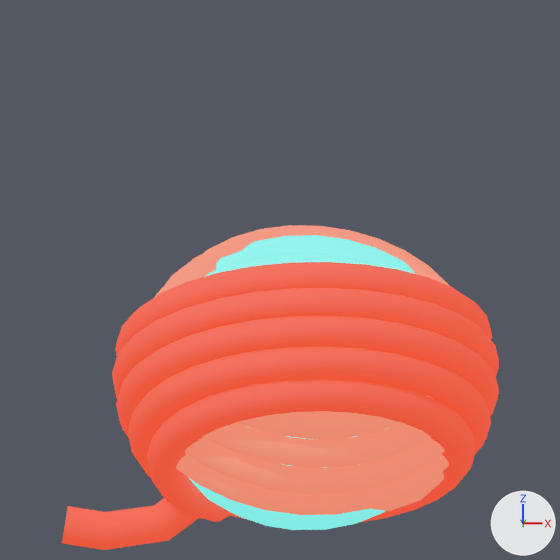
What one commit did to the Blender file Blender Files/ball_rolling.blend.
Before and after are seen from the file's camera 'Camera'. Lighting does not change. The marker at lower right points along +X, +Y and +Z.

Script lines for the objects in view, before the commit:
```python
ob_spiral = bpy.data.objects.new('Spiral', cu_spiral)
ob_spiral.location = (0.0, 0.0, 1.19)
ob_spiral.rotation_euler = (-0.985, 0.158, 0.0)  # degrees (-56, 9.1, 0)
ob_spiral_001 = bpy.data.objects.new('Spiral.001', cu_spiral_001)
ob_spiral_001.parent = ob_spiral
ob_spiral_001.location = (0.0, 0.0, 0.0)
ob_spiral_001.rotation_euler = (0.809, 0.0, 0.0)  # degrees (46, 0, 0)
ob_spiral_001.scale = (1.08, 1.08, 1.08)
ob_tail = bpy.data.objects.new('Tail', cu_spiral_002)
ob_tail.location = (-0.217, 0.0, 1.429)
ob_tail.rotation_euler = (2.654, -0.0539, 0.207)  # degrees (152, -3.1, 12)
ob_tail.scale = (1.17, 1.17, 1.17)
# also in view: 'Spiral.002' at (0.0, -0.03, 0.99)
```
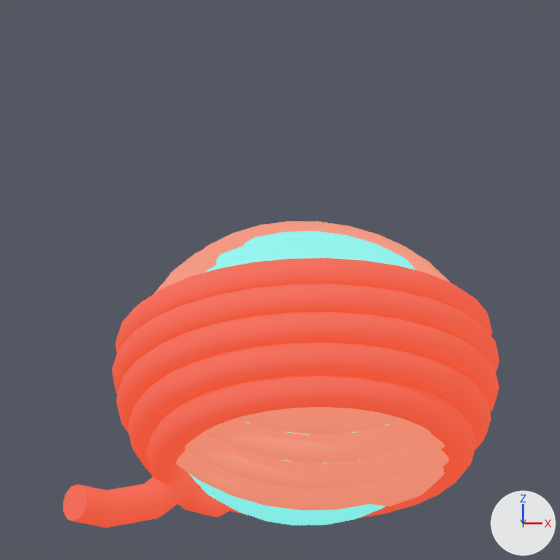
Changed parts and their boxes [x1, y1, x2, y2] in the pictures (560 x 560 px):
'Spiral.002', moved: before [112, 262, 499, 522]; after [112, 258, 499, 518]
'Spiral.001', moved: before [155, 225, 450, 515]; after [155, 221, 450, 510]
'Spiral', moved: before [188, 235, 415, 530]; after [190, 231, 415, 525]
'Tail', moved, turned: before [62, 498, 199, 550]; after [63, 472, 201, 528]

What changed in the scene script:
```text
Change ob_spiral:
    ob_spiral.location: (0.0, 0.0, 1.19) -> (0.0, 0.0, 1.221)
Change ob_tail:
    ob_tail.location: (-0.217, 0.0, 1.429) -> (-0.217, 0.0, 1.578)
    ob_tail.rotation_euler: (2.654, -0.0539, 0.207) -> (2.654, -0.0539, 0.869)  # degrees (152, -3.1, 12) -> degrees (152, -3.1, 50)
```
